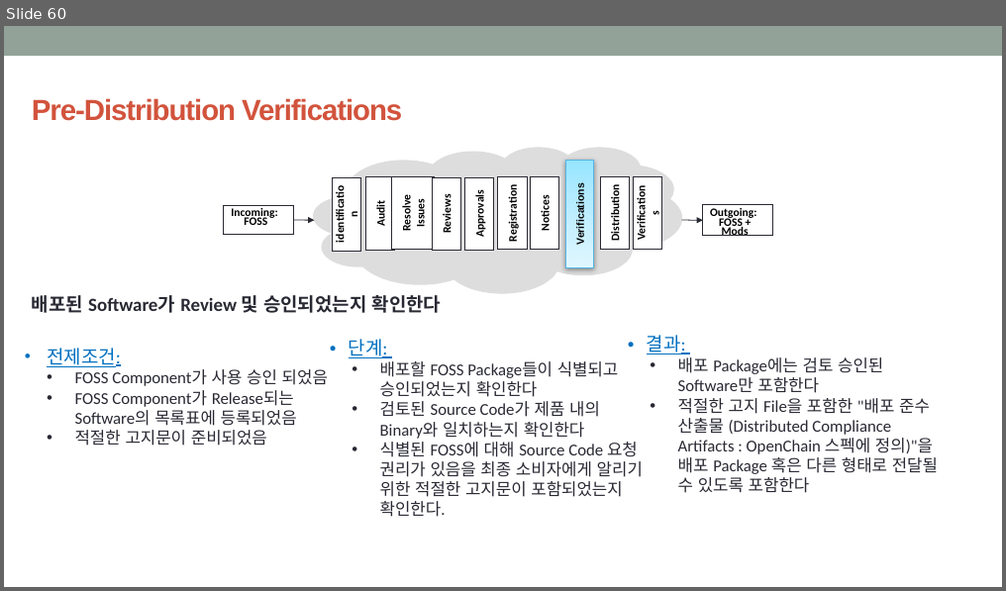
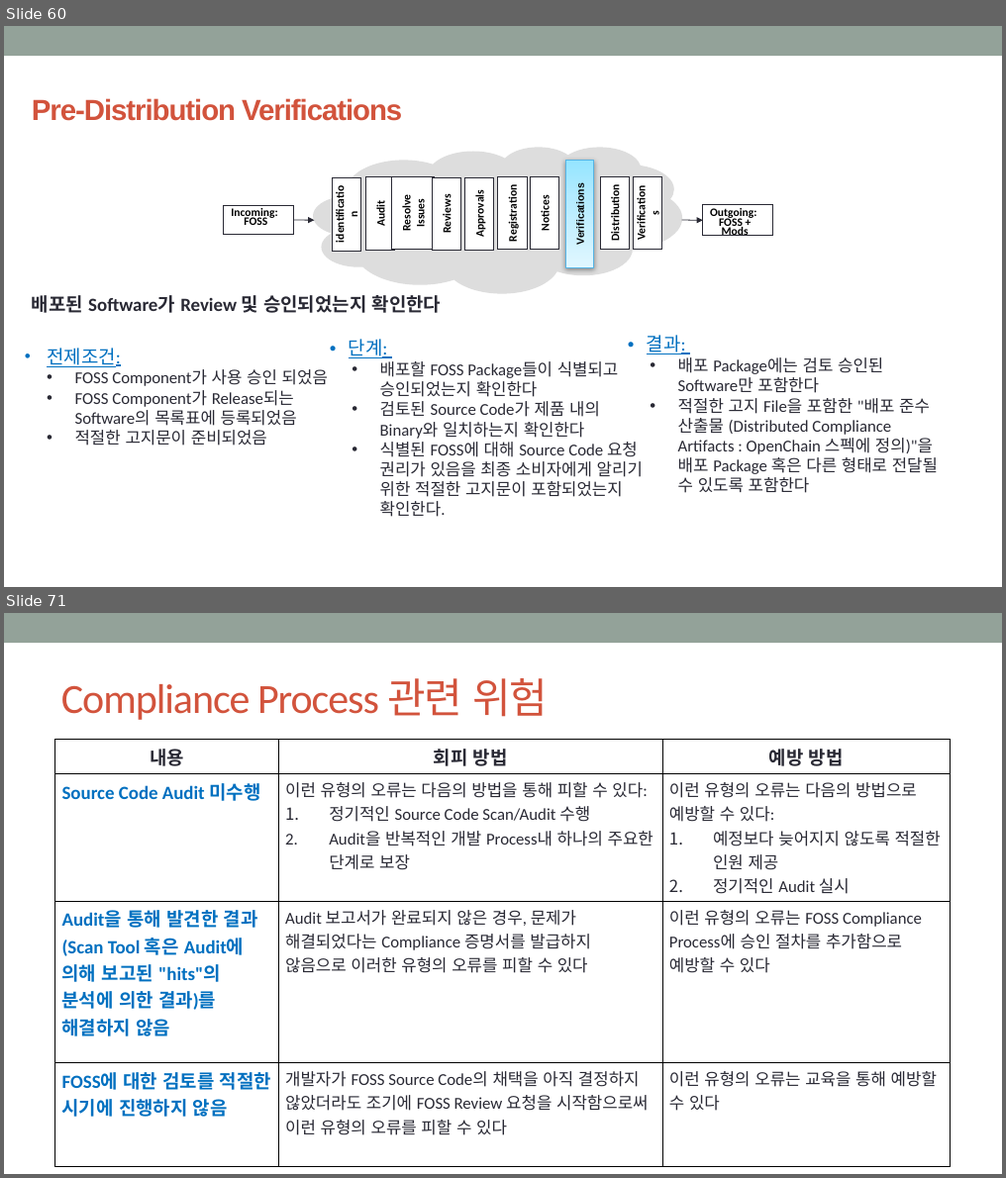
Before and after one commit to hakssung/openchain-curriculum-release-1-kor, a slide deck: slide/openchain-curriculum-release-1-kor.pptx. Shown one above the other, each under a label of ours: slide 60 before the commit, slides 60 and 71 after it; the slides between them are not shown. The pictures are 1006x591 and 1006x1178 pixels, drawn with LibreOffice and Linux fonts; fonts in the diff are those of the drawing; background and template pictures are left out. Boxes give left, top, right and bottom in pixels: in the first picture for what was removed or moved away, otherwise in the second. Text is boxed around its words. In the diff, an @@ line names an element or a change of style, - is before the commit and + after.

```diff
--- a/slide/openchain-curriculum-release-1-kor.pptx
+++ b/slide/openchain-curriculum-release-1-kor.pptx
@@ slide 71 added at [4,613,1002,1174], background #FFFFFF; not listed: 1 template element that a slide beside it also shows @@
@@ title added at [61,678,548,720], 40 pt, text #D2533C @@
+Compliance Process 관련 위험
@@ table added at [54,740,950,1143], 4 rows, 3 columns @@
+내용 | 회피 방법 | 예방 방법
+Source Code Audit 미수행 | 이런 유형의 오류는 다음의 방법을 통해 피할 수 있다: / 정기적인 Source Code Scan/Audit 수행 / Audit을 반복적인 개발 Process내 하나의 주요한 단계로 보장 | 이런 유형의 오류는 다음의 방법으로 예방할 수 있다: / 예정보다 늦어지지 않도록 적절한 인원 제공 / 정기적인 Audit 실시
+Audit을 통해 발견한 결과(Scan Tool 혹은 Audit에 의해 보고된 "hits"의 분석에 의한 결과)를 해결하지 않음 | Audit 보고서가 완료되지 않은 경우, 문제가 해결되었다는 Compliance 증명서를 발급하지 않음으로 이러한 유형의 오류를 피할 수 있다 | 이런 유형의 오류는 FOSS Compliance Process에 승인 절차를 추가함으로 예방할 수 있다
+FOSS에 대한 검토를 적절한 시기에 진행하지 않음 | 개발자가 FOSS Source Code의 채택을 아직 결정하지 않았더라도 조기에 FOSS Review 요청을 시작함으로써 이런 유형의 오류를 피할 수 있다 | 이런 유형의 오류는 교육을 통해 예방할 수 있다
```
Also in this commit, not shown: 13 slides changed, 1 slide removed.
